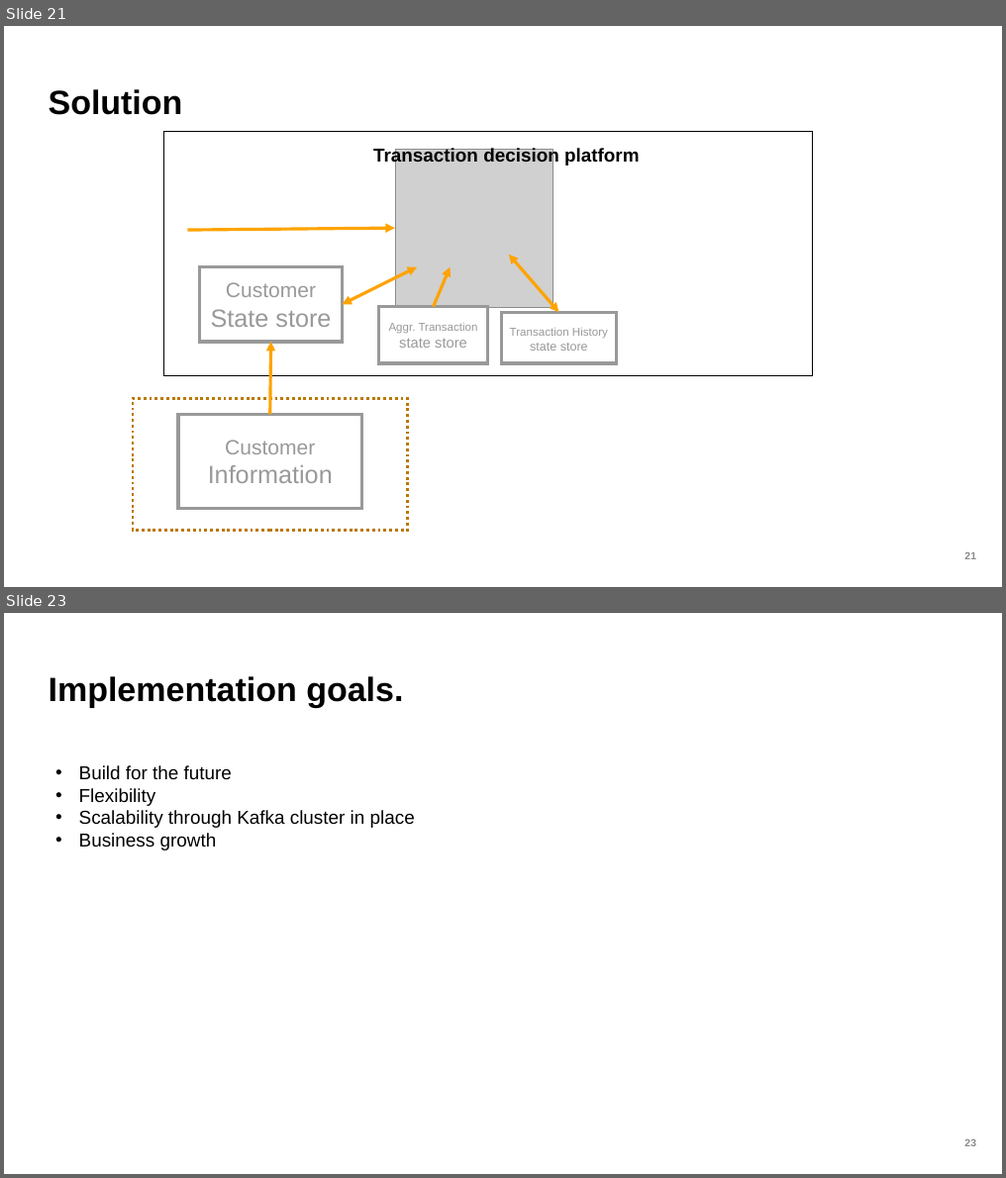
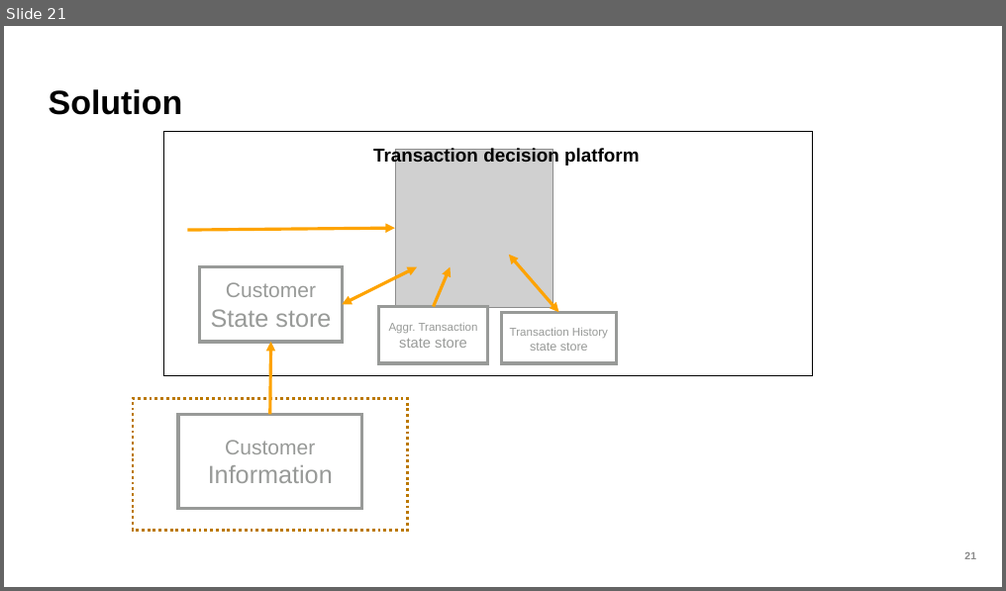
Before and after one commit to AnteLund/kafka-summit-presentation, a slide deck: kafka-summit-AML-version2.pptx. Shown one above the other, each under a label of ours: slides 21 and 23 before the commit, slide 21 after it; the slides between them are not shown. The pictures are 1006x1178 and 1006x591 pixels, drawn with LibreOffice and Linux fonts; fonts in the diff are those of the drawing; grey boxes stand for pictures; background and template pictures are left out. Boxes give left, top, right and bottom in pixels: in the first picture for what was removed or moved away, otherwise in the second. Text is boxed around its words. In the diff, an @@ line names an element or a change of style, - is before the commit and + after.

```diff
--- a/kafka-summit-AML-version2.pptx
+++ b/kafka-summit-AML-version2.pptx
@@ slide 23 removed at <box>4,613,1002,1174</box>, background #FFFFFF @@
@@ title removed at <box>49,676,403,708</box> @@
-Implementation goals.
@@ text removed at <box>79,765,415,851</box> @@
-• Build for the future
-• Flexibility
-• Scalability through Kafka cluster in place
-• Business growth
@@ page number removed at <box>964,1140,976,1147</box> @@
-23
```
Also in this commit, not shown: 2 slides changed, 4 other files.
